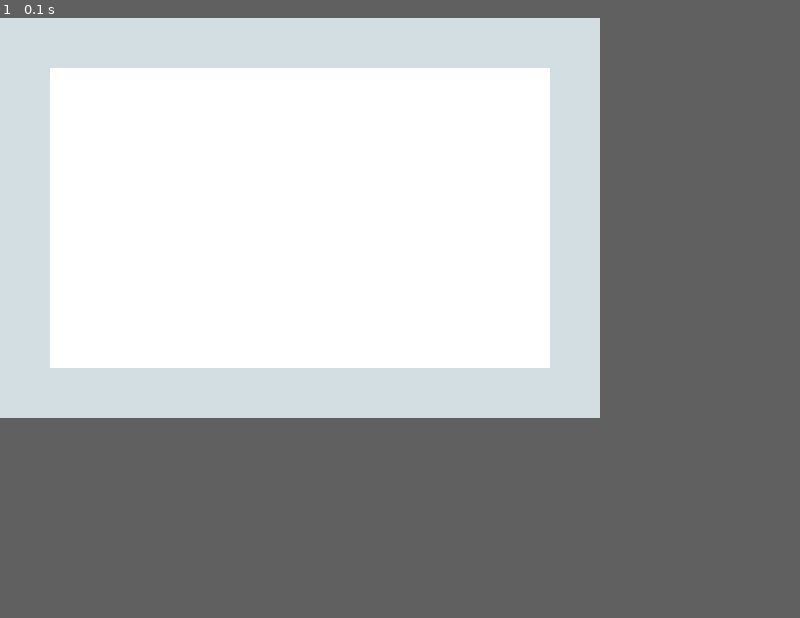
Above: before the commit, frame 1.
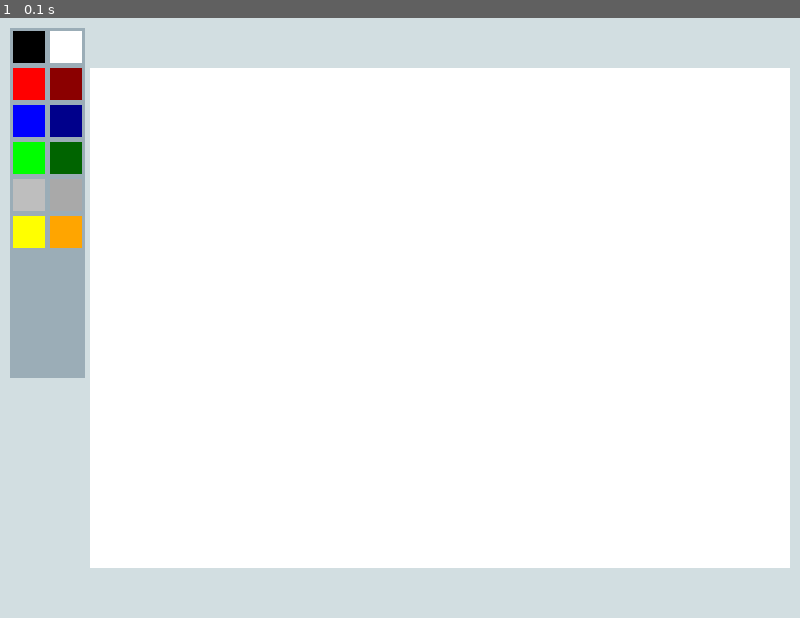
Above: after the commit, the same moment.

Repository: DoimanII/PygamePaint
Game: pygame game, started from main.py
The game is run twice, just before and just after one commit, with the same random seed, the same clock (stepped at 60 frames per second) and the same inputs.
Inputs:
- Up to frame 1 (0.1 s): no input
The window is 600x400 before the commit and 800x600 after it. Grey fills any space a smaller window leaves; there, only what the larger window draws over its background counts as a difference.

The runs differ from the first frame. In frame 1, 28% of the frame differs, in the area x 0-100%, y 0-100%.

Commit message:
Add files via upload

Diff:
--- a/main.py
+++ b/main.py
@@ -3,19 +3,20 @@
 import sys
 
 
-layer_size = (500, 300)
+layer_size = (700, 500)
+layer_pos = (90, 50)
 layer = pg.Surface(layer_size)
 layer_color = 'white'
 layer.fill(layer_color)
 
-pencil_color = 'black'
+pencil_color_one = 'black'
+pencil_color_two = layer_color
 pencil_size = 4
-
 
 pg.init()
 pg.display.set_caption('THE BEST PAINT!')
 keys = {'LeftMouseBottom': False, 'RightMouseBottom': False}
-def rect(mpos, size):
+def DrawRect(mpos, size):
     data = []
     for x in range(size):
         for y in range(size):
@@ -25,17 +26,35 @@
     return data
 
 while True:
-    mouse_pos = (pg.mouse.get_pos()[0] - 50, pg.mouse.get_pos()[1] - 50)
+    mouse_pos = (pg.mouse.get_pos()[0] - layer_pos[0], pg.mouse.get_pos()[1] - layer_pos[1])
     if layer.get_rect().collidepoint(mouse_pos):
-        #print(rect(mouse_pos, 4))
         if keys['LeftMouseBottom']:
-            for pixel in rect(mouse_pos, pencil_size):
-                layer.set_at(pixel, pencil_color)
+            for pixel in DrawRect(mouse_pos, pencil_size):
+                layer.set_at(pixel, pencil_color_one)
         if keys['RightMouseBottom']:
-            for pixel in rect(mouse_pos, pencil_size):
-                layer.set_at(pixel, layer_color)
+            for pixel in DrawRect(mouse_pos, pencil_size):
+                layer.set_at(pixel, pencil_color_two)
+
+    if pallet_rect.collidepoint(pg.mouse.get_pos()):
+        for color in pallet_colors:
+            rect = color[0].get_rect(topleft=color[1])
+            if rect.collidepoint(pg.mouse.get_pos()):
+                offset = (pg.mouse.get_pos()[0] - rect.left, pg.mouse.get_pos()[1] - rect.top)
+                color = color[0].get_at(offset)
+                if keys['LeftMouseBottom']:
+                    pencil_color_one = color
+                elif keys['RightMouseBottom']:
+                    pencil_color_two = color
+
+
+
+
     display.fill((210, 222, 225))
-    display.blit(layer, (50, 50))
+
+    display.blit(pallet, pallet_rect)
+    for color in pallet_colors:
+        display.blit(color[0], color[1])
+    display.blit(layer, layer_pos)
 
     surf = pg.transform.scale(display, WIN_SIZE)
     screen.blit(surf, (0, 0))
--- a/settings.py
+++ b/settings.py
@@ -1,6 +1,34 @@
 import pygame as pg
 
-WIN_SIZE, WIN_RES = (600, 400), (600, 400)
+WIN_SIZE, WIN_RES = (800, 600), (800, 600)
 screen = pg.display.set_mode(WIN_SIZE)
 display = pg.Surface(WIN_SIZE)
 clock = pg.time.Clock()
+
+
+
+pallet = pg.image.load('assets/sprites/HUD/pallete_HUD.png').convert_alpha()
+pallet_rect = pallet.get_rect(topleft=(10, 10))
+pallet_colors = []
+
+pallet_color = pg.Surface((32, 32))
+pallet_color_pos = (13, 13)
+pallet_color.fill('black')
+pallet_colors.append((pallet_color, pallet_color_pos))
+
+pallet_color = pg.Surface((32, 32))
+pallet_color_pos = (13+5+32, 13)
+pallet_color.fill('white')
+pallet_colors.append((pallet_color, pallet_color_pos))
+c = ['red', 'blue', 'green', 'grey', 'yellow']
+ci = ['darkred', 'darkblue', 'darkgreen', 'darkgrey', 'orange']
+for x in range(2):
+    for y in range(5):
+        yi = (13+32+5)+y*(32+5)
+        xi = 13 + x*(32+5)
+        pallet_color = pg.Surface((32, 32))
+        if  x%2 == 0:
+            pallet_color.fill(c[y])
+        else:
+            pallet_color.fill(ci[y])
+        pallet_colors.append((pallet_color, (xi, yi)))
Binary file added: Image.png
Binary file added: assets/sprites/HUD/pallete_HUD.png
